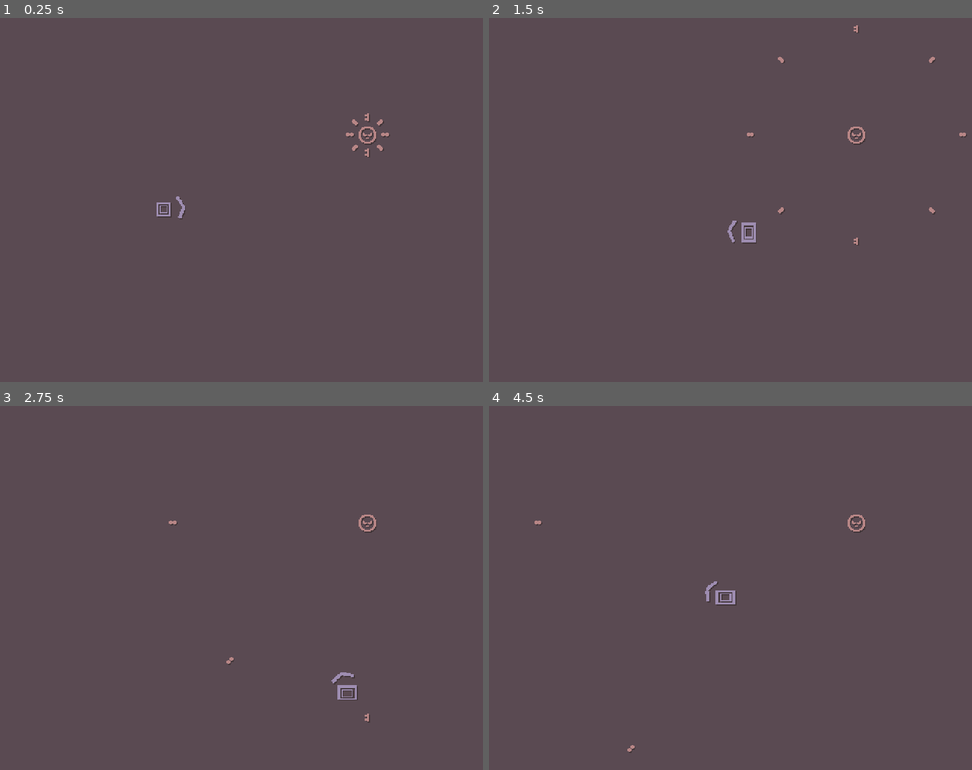
Above: before the commit, frames 1-4 (two rows, left to right).
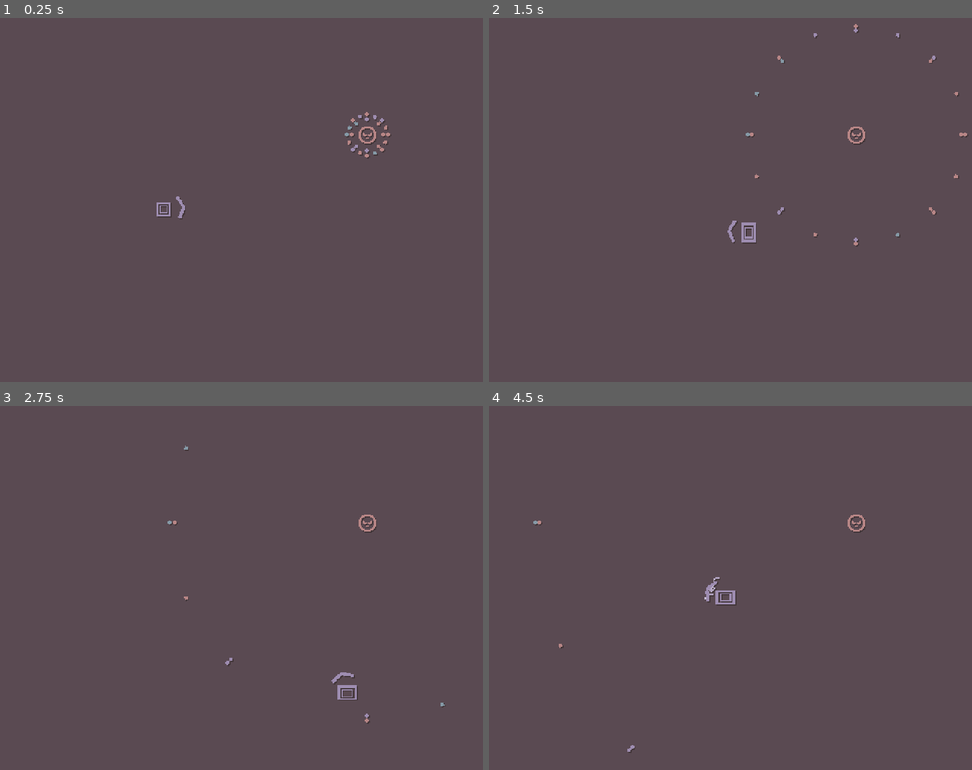
Above: after the commit, the same moments.

Repository: skibbl-dev/bisk-it-for-the-Ruscuit
Game: Godot game, scene res://scenes/game.tscn
Same seed, same stepped clock (60 frames per second), same inputs: the game is played once before the commit and once after it. This scene is started directly instead of the project's main scene. Sound files missing from this copy of the repository are replaced by a short silence.
Inputs (mouse positions are in pixels of both pictures, inside the frame that each line leads up to):
- Up to frame 1 (0.25 s): no input
- Up to frame 2 (1.5 s): move the mouse to (836, 181) at 0.52 s; hold D (right) 0.53-1.28 s; right-click (836, 181) at 0.6 s; move the mouse to (633, 218) at 1.27 s; hold S (down) from 1.28 s (still down); right-click (633, 218) at 1.35 s
- Up to frame 3 (2.75 s): move the mouse to (289, 507) at 2.02 s; release S (down) at 2.03 s; hold D (right) from 2.03 s (still down); click (289, 507) at 2.1 s; right-click (289, 507) at 2.3 s
- Up to frame 4 (4.5 s): move the mouse to (706, 660) at 2.77 s; release D (right) at 2.78 s; hold W (up) 2.78-3.53 s; right-click (706, 660) at 2.85 s; move the mouse to (875, 642) at 3.52 s; hold A (left) from 3.53 s (still down); right-click (875, 642) at 3.6 s; move the mouse to (585, 533) at 4.27 s; click (585, 533) at 4.35 s

The runs differ from the first frame. In frame 1, 0.2% of the frame differs, in the area x 71-82%, y 25-39%; in frame 2, 0.2%; in frame 3, less than 0.1%; in frame 4, less than 0.1%.

Commit message:
hit+deflectable bullets

Diff:
--- a/objects/Player.tscn
+++ b/objects/Player.tscn
@@ -90,6 +90,7 @@
 color_ramp = SubResource("GradientTexture1D_f6j3j")
 
 [node name="Player" type="CharacterBody2D" groups=["player"]]
+collision_mask = 0
 script = ExtResource("1_8ak8y")
 
 [node name="DashTimer" type="Node" parent="."]
@@ -113,7 +114,7 @@
 [node name="Particles" type="GPUParticles2D" parent="WeaponPivot"]
 position = Vector2(18, 0)
 emitting = false
-amount = 30
+amount = 40
 lifetime = 0.17
 one_shot = true
 explosiveness = 0.4
@@ -124,7 +125,7 @@
 scale = Vector2(0.5, 0.5)
 texture = ExtResource("3_6vqvp")
 
-[node name="Area2D" type="Area2D" parent="WeaponPivot"]
+[node name="Area2D" type="Area2D" parent="WeaponPivot" groups=["player_attack"]]
 collision_layer = 4
 collision_mask = 0
 monitoring = false
@@ -133,4 +134,12 @@
 polygon = PackedVector2Array(12, -11, 18, 0, 12, 11, 25, 13, 31, 0, 25, -13)
 disabled = true
 
+[node name="hurtbox" type="Area2D" parent="."]
+collision_layer = 0
+collision_mask = 2
+
+[node name="CollisionShape2D" type="CollisionShape2D" parent="hurtbox"]
+shape = SubResource("RectangleShape2D_gndvh")
+
 [connection signal="timeout" from="DashTimer" to="." method="_on_dash_timer_timeout"]
+[connection signal="area_entered" from="hurtbox" to="." method="_on_hurtbox_area_entered"]
--- a/objects/bullets/circular_bullets.tscn
+++ b/objects/bullets/circular_bullets.tscn
@@ -9,6 +9,9 @@
 
 [node name="CircularBullets" type="Node2D"]
 script = ExtResource("1_086hb")
+normal_color = Color(0.721569, 0.52549, 0.52549, 1)
+hittable_color = Color(0.521569, 0.603922, 0.654902, 1)
+deflectable_color = Color(0.619608, 0.552941, 0.694118, 1)
 
 [node name="Bullet" type="Area2D" parent="."]
 position = Vector2(4, 0)
--- a/objects/enemies/BasicCircular.tscn
+++ b/objects/enemies/BasicCircular.tscn
@@ -43,7 +43,7 @@
 "args": [0, 0.0, 0.0, Vector2(8.5, 8.5)],
 "method": &"summon_bullet"
 }, {
-"args": [0, 2.0, 0.0, Vector2(8.5, 8.5)],
+"args": [0, 1.0, 22.5, Vector2(8.5, 8.5)],
 "method": &"summon_bullet"
 }]
 }
--- a/scripts/basicBullet.gd
+++ b/scripts/basicBullet.gd
@@ -1,16 +1,45 @@
 extends Area2D
 
 @export var speed:float = 60
+@export var hittable:bool = false
+@export var deflectable:bool = false
 
 @onready var FRAME_RATE:float = Engine.get_physics_ticks_per_second()
 
 func _ready() -> void:
 	for child in get_children():
 		if (child is Sprite2D):
-			child.rotation = -rotation
+			child.global_rotation = -global_rotation
+
+
+func init_masks():
+	if(hittable):
+		set_collision_mask_value(3,true)
 
 func _physics_process(delta: float) -> void:
-	global_position += (Vector2.RIGHT.rotated(rotation))*speed*delta
+	position += (Vector2.RIGHT.rotated(rotation))*speed*delta
 
 func _on_area_entered(area: Area2D) -> void:
+	#if(_area.is_in_group("player_attack")): # hit by attack
+	if(area.get_collision_layer_value(3)):
+		if(hittable):
+			if(deflectable):
+				#rotation_degrees += 180
+				#rotation = global_position.angle_to(area.global_position) + deg_to_rad(180)
+				rotation = area.get_parent().rotation
+			else:
+				get_parent().check_children()
+				queue_free()
+
+			return
+
+	get_parent().check_children()
 	queue_free()
+
+#func hit():
+	#get_parent().check_children()
+	#queue_free()
+
+func kill():
+	get_parent().check_children()
+	queue_free()
--- a/scripts/circular_bullets.gd
+++ b/scripts/circular_bullets.gd
@@ -1,6 +1,23 @@
 extends Node2D
 
-func _on_bullet_area_entered(area: Area2D) -> void:
+@export var normal_color:Color = Color(1,1,1)
+@export var hittable_color:Color = Color(1,1,1)
+@export var deflectable_color:Color = Color(1,1,1)
+@export_range(0,1,0.1) var chance_for_hittable:float = 0.4
+@export_range(0,1,0.1) var chance_for_deflectable:float = 0.8
+
+func _ready() -> void:
+	for child:Node2D in get_children():
+		child.modulate = normal_color
+		if(randf()<=chance_for_hittable):
+			child.modulate = hittable_color
+			child.hittable = true
+			if(randf()<=chance_for_deflectable):
+				child.modulate = deflectable_color
+				child.deflectable = true
+		child.init_masks()
+
+func check_children():
 	await get_tree().process_frame
 	if(get_child_count() == 0):
 		queue_free()
--- a/scripts/enemy.gd
+++ b/scripts/enemy.gd
@@ -6,7 +6,7 @@
 
 @onready var anim_player: ConductedAnimationPlayer = $ConductedAnimationPlayer
 
-var last_summoned_beat:float
+var last_summoned_beat:float = -1
 
 func _ready() -> void:
 	anim_player.play("start")
@@ -23,11 +23,12 @@
 
 	last_summoned_beat = beat
 	var new_bullet:Node2D = bullets[bullet].instantiate()
+	new_bullet.rotation_degrees = angle
+	new_bullet.global_position = global_position+offset
 	get_tree().get_root().get_child(1).add_child(new_bullet)
-	new_bullet.rotation_degrees = angle
+
 	if(angle == -999):
 		new_bullet.rotation = position.angle_to(get_tree().get_first_node_in_group("player").position)
-	new_bullet.global_position = global_position+offset
 
 func change_animation(_name:StringName):
 	anim_player.play(_name)
--- a/scripts/game.gd
+++ b/scripts/game.gd
@@ -8,8 +8,7 @@
 	Conductor.set_song(MISTA_GREEN_ROUGH_START, 162)
 	Conductor.play()
 	Conductor.connect("finished", _loop)
-# 48.77
-# 1234 1234sa 1
+
 func _loop():
 	#Conductor.set_song(MISTA_GREEN_ROUGH_LOOP, 81)
 	Conductor.set_song(MISTA_GREEN_ROUGH_LOOP, 162)
--- a/scripts/player.gd
+++ b/scripts/player.gd
@@ -7,15 +7,15 @@
 
 @export var dash_time:float = 0.9
 @export var dash_distance:float = 90
-@export var dash_cooldown:float = 0.75
+@export var dash_cooldown:float = 0.6
 
 @export_category("Rhythm Variables")
-@export var input_window:float = 0.25
+@export var input_window:float = 0.3
 
 @export_category("Sprite Variables")
 @export var sprite_stretch:float = 0.4
 @export var sprite_rotation_weight:float = 0.45
-@export var sprite_scale_weight:float = 0.25
+@export var sprite_scale_weight:float = 0.3
 
 @onready var sprite: Sprite2D = $Sprite
 @onready var weapon_pivot: Node2D = $WeaponPivot
@@ -44,6 +44,7 @@
 
 	if(dashing):
 		#position += dash_direction*dash_speed*FRAME_RATE*delta
+		sprite.modulate = Color(1.3,1.3,1.3)
 		velocity = dash_direction*dash_speed
 		move_and_slide()
 		_bend_sprite(dash_direction.angle(),1.8)
@@ -53,12 +54,13 @@
 
 		return
 
+	sprite.modulate = Color(1,1,1)
 	var input = Input.get_vector("left", "right", "up", "down")
 
 	_dash()
 	_parry()
 
-	if(Conductor.current_beat - floor(Conductor.current_beat) > input_window ):
+	if(Conductor.current_beat - round(Conductor.current_beat) > input_window ):
 		acted_this_beat = false
 
 	_move(input, delta)
@@ -77,7 +79,6 @@
 
 func _dash():
 	if (Input.is_action_just_pressed("dash") and (round(Conductor.current_beat) - last_dash_beat) >= (dash_time + dash_cooldown)
-
 	and !acted_this_beat and abs(Conductor.current_beat - round(Conductor.current_beat)) <= input_window ):
 		#position += position.direction_to(get_global_mouse_position())*dash_distance
 		dashing = true
@@ -106,3 +107,9 @@
 func _on_dash_timer_timeout() -> void:
 	dashing = false
 	acted_this_beat = false
+
+func _on_hurtbox_area_entered(_area: Area2D) -> void:
+	if(dashing):
+		return
+	print("OW")
+	_area.kill()
Binary file changed: assets/sprites/bullet.png
Binary file added: assets/sprites/palette.png
Not shown, added: assets/sprites/palette.png.import
